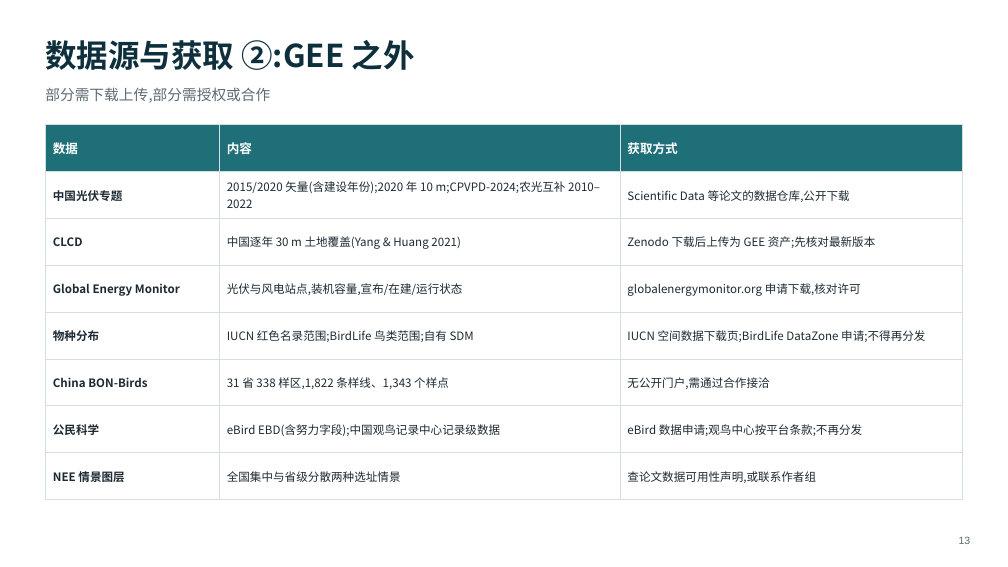
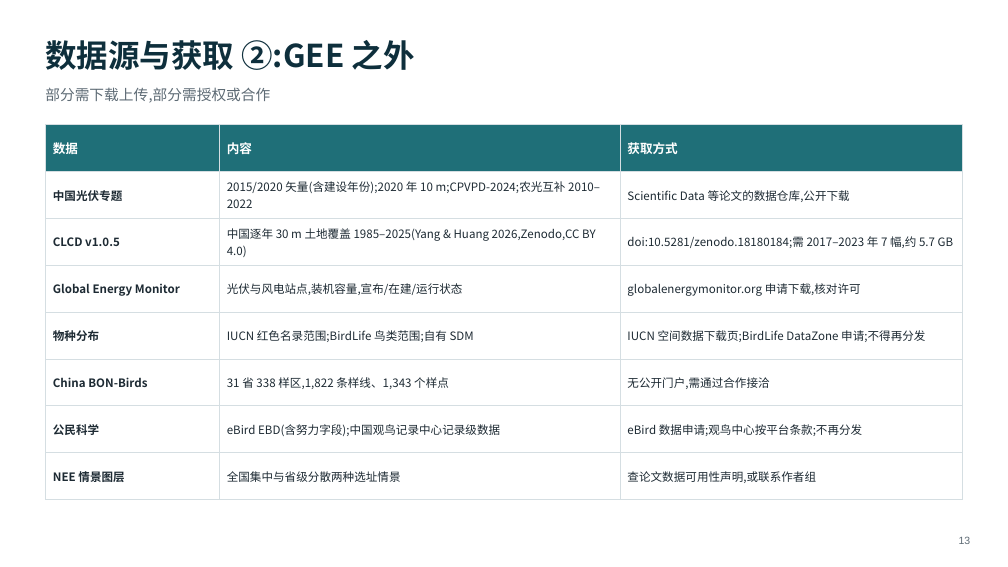
Before and after one commit to dingchenchen6/renewables-biodiversity-rs, a slide deck: slide 13 of RS_Renewables_Biodiversity_Workflow.pptx. Drawn at 1008x567 pixels with LibreOffice and Linux fonts; fonts in the diff are those of the drawing. Boxes give left, top, right and bottom in pixels: in the first picture for what was removed or moved away, otherwise in the second. Text is boxed around its words. In the diff, an @@ line names an element or a change of style, - is before the commit and + after.

Commit message:
Add CLCD v1.0.5 (1985-2025) as primary pre-construction land cover source

```diff
--- a/RS_Renewables_Biodiversity_Workflow.pptx
+++ b/RS_Renewables_Biodiversity_Workflow.pptx
@@ table at bbox=[45, 125, 963, 489] @@
-row 3: CLCD | 中国逐年 30 m 土地覆盖(Yang & Huang 2021) | Zenodo 下载后上传为 GEE 资产;先核对最新版本
+row 3: CLCD v1.0.5 | 中国逐年 30 m 土地覆盖 1985–2025(Yang & Huang 2026,Zenodo,CC BY 4.0) | doi:10.5281/zenodo.18180184;需 2017–2023 年 7 幅,约 5.7 GB
```
Also in this commit, not shown: 1 other slide changed, 3 other files.
